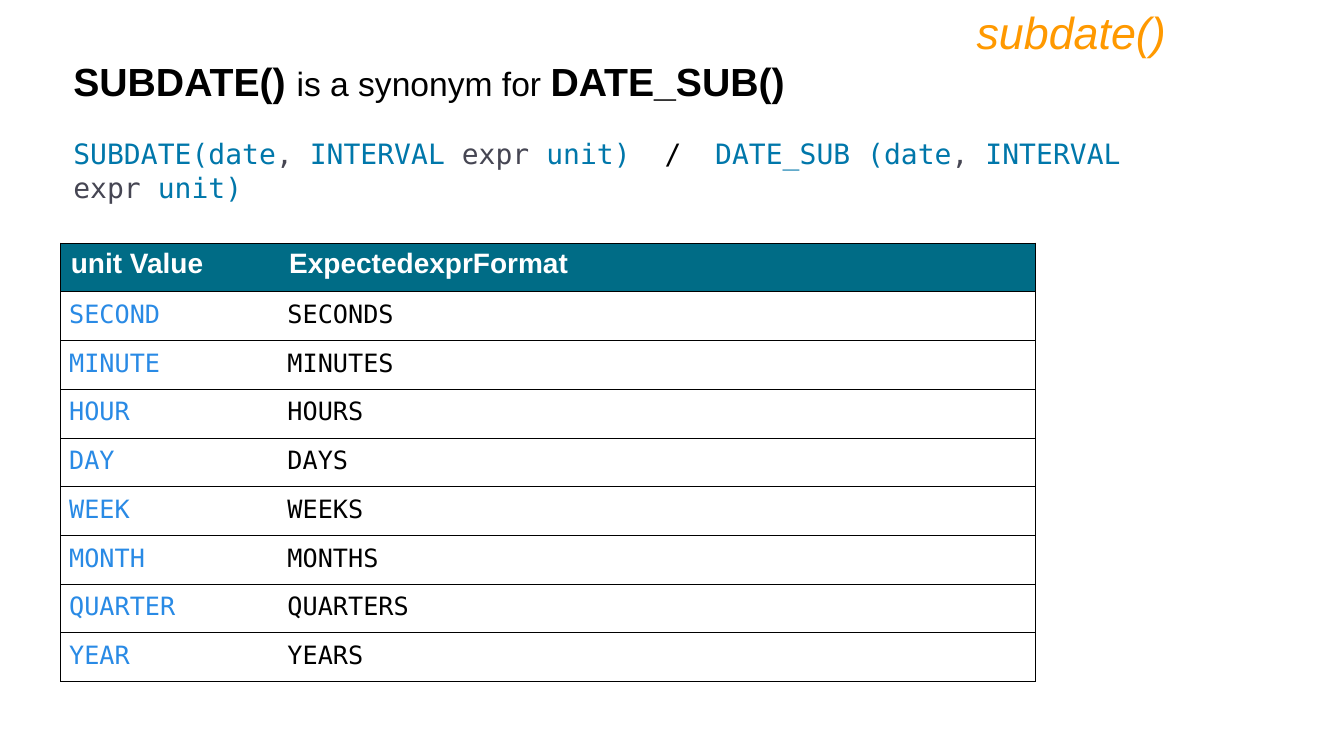
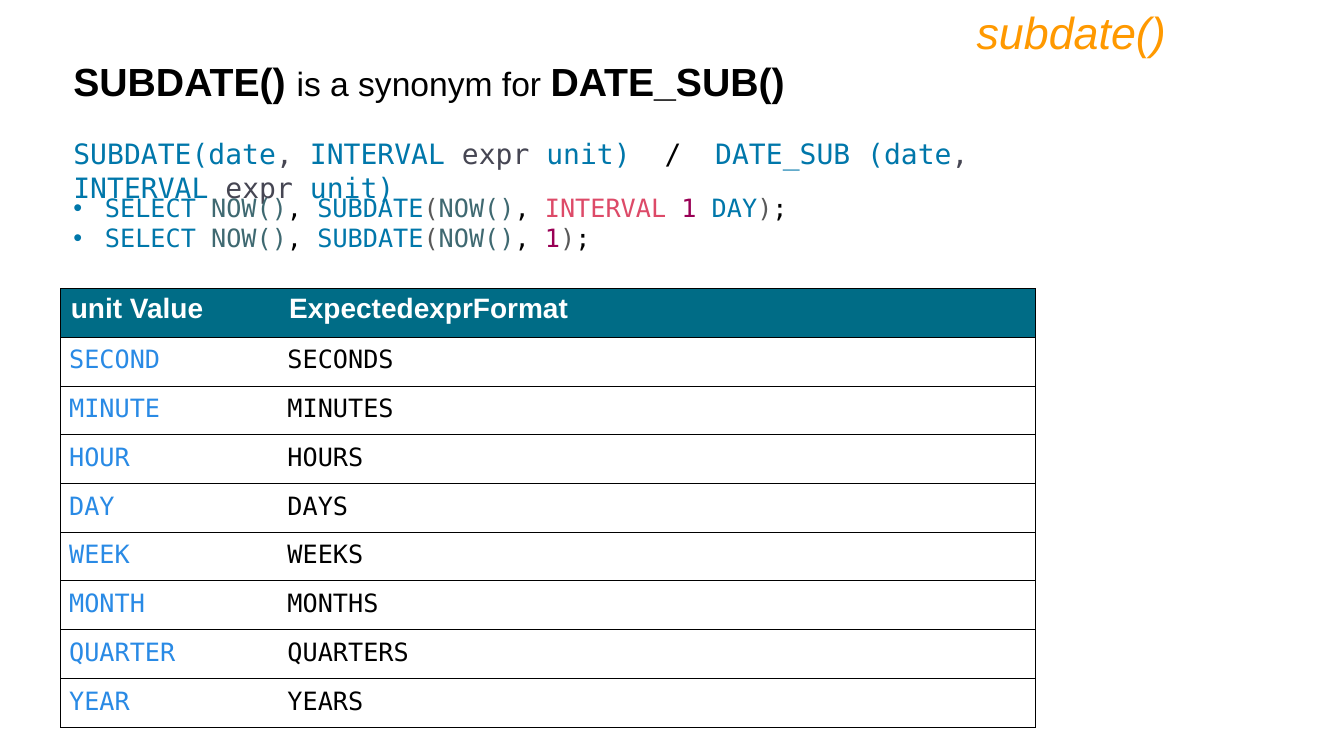
Before and after one commit to RajnishJadhav/DBT, a slide deck: slide 110 of IET MySQL PPT Ver9.pptx. Drawn at 1344x756 pixels with LibreOffice and Linux fonts; fonts in the diff are those of the drawing. Boxes give left, top, right and bottom in pixels: in the first picture for what was removed or moved away, otherwise in the second. Text is boxed around its words. In the diff, an @@ line names an element or a change of style, - is before the commit and + after.

```diff
--- a/IET MySQL PPT Ver9.pptx
+++ b/IET MySQL PPT Ver9.pptx
@@ text "SUBDATE(date, INTERVAL expr unit) / ..." rewrapped from (73, 142, 1120, 171) to (73, 142, 968, 171) @@
@@ text added at (105, 196, 788, 251), 18 pt, text #0077AA @@
+• SELECT NOW(), SUBDATE(NOW(), INTERVAL 1 DAY);
+• SELECT NOW(), SUBDATE(NOW(), 1);
@@ table: place and size @@
-table at (60, 243, 1035, 682)
+table at (60, 288, 1035, 727)
```
Also in this commit, not shown: 8 other slides changed, 108 slides added, 8 other files.
